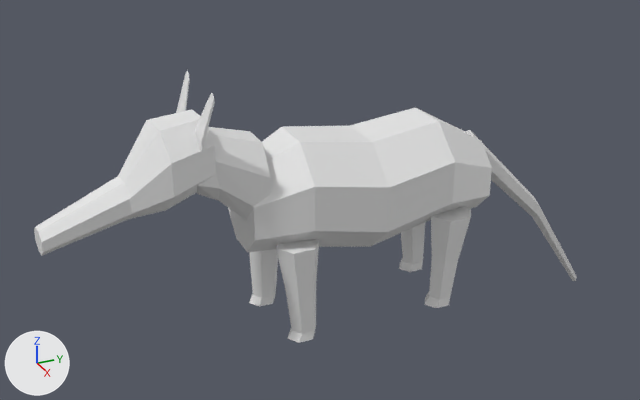
The OBJ model data/animals/quati/eat/2.obj: old version first, new version second.
The view is the same before and after, from a 50 mm camera at (1.711, -0.873, 1.215) aimed at (-0.016, -0.095, 0.352). Every picture has the same lights, and +X, +Y and +Z are marked at lower left. The picture after the commit comes second. Where no turn or scale is listed for an object, it has been applied to the vertices.

Objects in the first picture: 'quati_eat_2'.
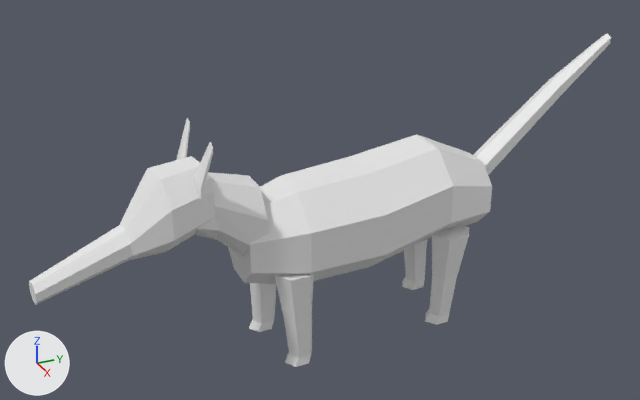
Boxes [x1, y1, x2, y2] around the edits, measured in the pictures (640 x 400 px; the box of a moved part takes in the faces that stretch with it):
'quati_eat_2', reshaped (7% wider, 23% taller)
    before: [34, 71, 577, 343]
    after: [29, 33, 611, 367]
part 1 of me_quati_eat_2, moved or reshaped
    before: [276, 240, 319, 343]
    after: [274, 274, 314, 367]
part 2 of me_quati_eat_2, moved or reshaped
    before: [399, 222, 426, 272]
    after: [402, 240, 427, 290]
part 3 of me_quati_eat_2, moved or reshaped
    before: [176, 71, 190, 113]
    after: [176, 118, 190, 160]
part 4 of me_quati_eat_2, moved or reshaped
    before: [195, 93, 215, 152]
    after: [194, 142, 213, 199]
part 5 of me_quati_eat_2, moved or reshaped
    before: [34, 108, 577, 308]
    after: [29, 33, 611, 332]

What changed in the scene script:
```text
Change me_quati_eat_2:
    used by ob_quati_eat_2; location = (0.0, 0.0, 0.0)
    remove me_quati_eat_2.from_pydata(...)  # 254 vertices, 468 faces; spans x -0.144..0.144, y -0.74..0.634, z 0.0..0.682
    add me_quati_eat_2.from_pydata(...)  # 254 vertices, 468 faces; spans x -0.135..0.135, y -0.766..0.633, z 0.0..0.691
    me_quati_eat_2 part 1: the loose piece of 26 vertices spanning x 0.054..0.132, y -0.25..-0.147, z 0.07..0.309 is scaled about its middle by (0.944, 0.949, 1), then moved by (-0.006, -0.006, -0.07)
    me_quati_eat_2 part 2: the loose piece of 26 vertices spanning x -0.135..-0.051, y 0.143..0.254, z 0.07..0.309 is scaled about its middle by (0.944, 0.949, 1), then moved by (0.006, 0.006, -0.053)
    me_quati_eat_2 part 3: the loose piece of 14 vertices spanning x -0.089..-0.029, y -0.407..-0.377, z 0.553..0.682 is moved by (0.005, -0.007, -0.103)
    me_quati_eat_2 part 4: the loose piece of 14 vertices spanning x 0.046..0.106, y -0.407..-0.377, z 0.553..0.682 is moved by (-0.002, -0.007, -0.103)
    me_quati_eat_2 part 5: 174 of 254 vertices moved; they spanned x -0.144..0.144, y -0.74..0.634, z 0.0..0.611 and now span x -0.135..0.135, y -0.766..0.633, z 0.0..0.691; mean shift (0.001, -0.002, -0.036); largest move (0.067, 0.634, 0.008) -> (0.073, 0.633, 0.668)
```
